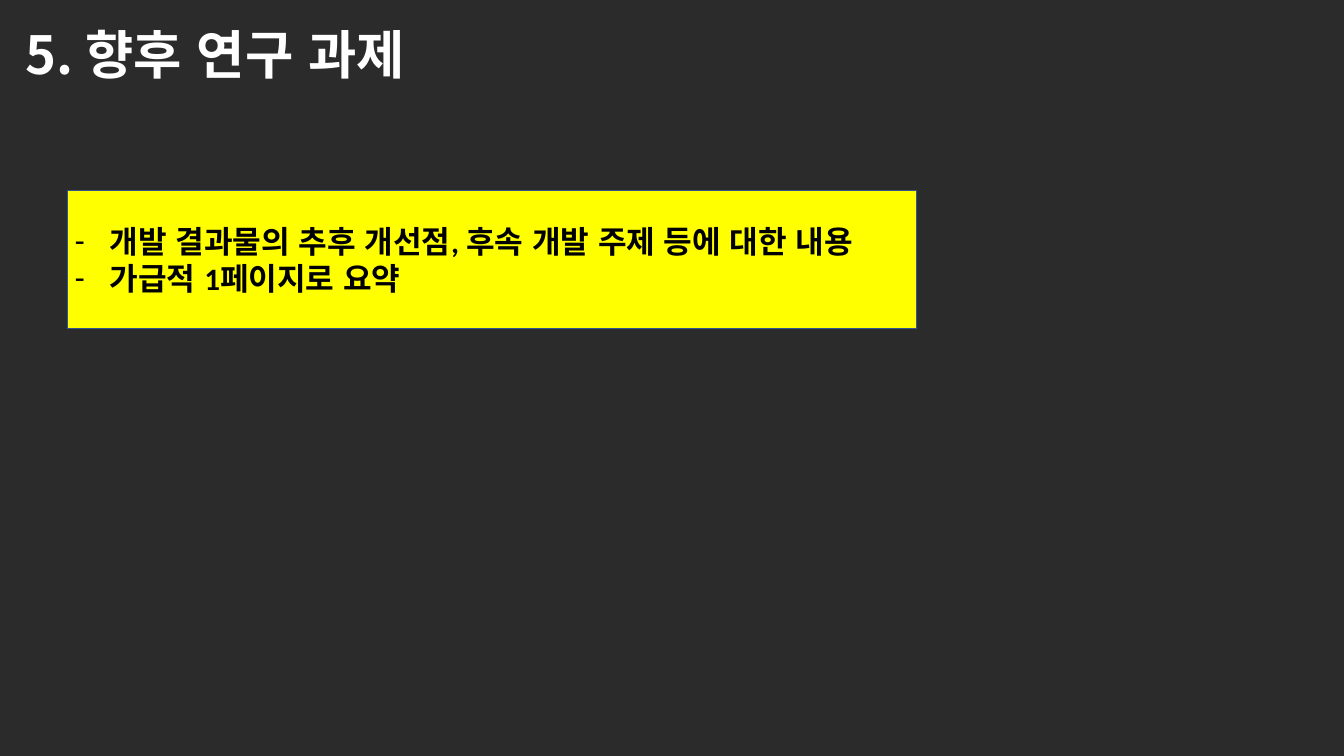
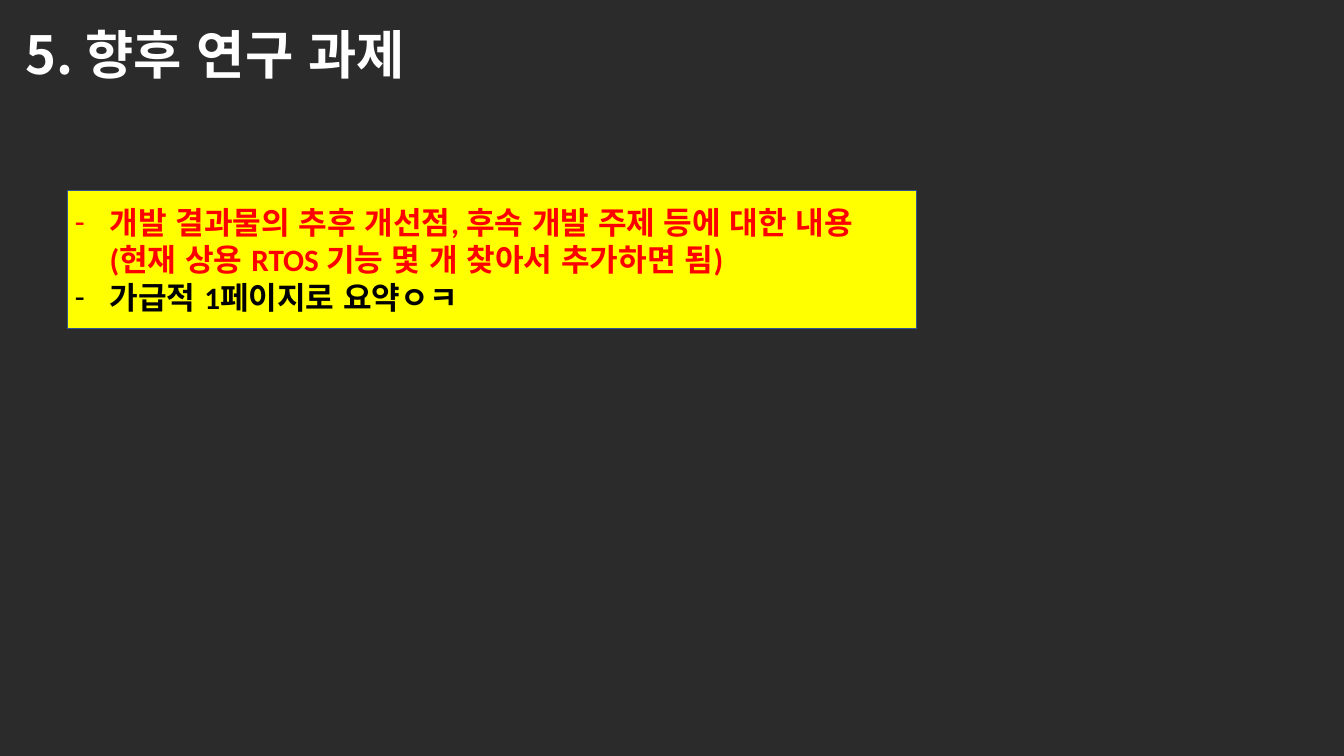
Before and after one commit to plat320/SWBootCamp7, a slide deck: slide 7 of 부트캠프_07기_RTOS_1팀(김정진, 김소연, 심훈, 이성훈)_최종보고서.pptx. Drawn at 1344x756 pixels with LibreOffice and Linux fonts; fonts in the diff are those of the drawing; background and template pictures are left out; a plain dark background stands for a picture behind light text. Boxes give left, top, right and bottom in pixels: in the first picture for what was removed or moved away, otherwise in the second. Text is boxed around its words. In the diff, an @@ line names an element or a change of style, - is before the commit and + after.

```diff
--- a/부트캠프_07기_RTOS_1팀(김정진, 김소연, 심훈, 이성훈)_최종보고서.pptx
+++ b/부트캠프_07기_RTOS_1팀(김정진, 김소연, 심훈, 이성훈)_최종보고서.pptx
@@ text in rectangle at <box>110,208,853,312</box>: text changed; text colour #000000 to #FF0000 @@
-– 개발 결과물의 추후 개선점, 후속 개발 주제 등에 대한 내용
-– 가급적 1페이지로 요약
+– 개발 결과물의 추후 개선점, 후속 개발 주제 등에 대한 내용(현재 상용 RTOS 기능 몇 개 찾아서 추가하면 됨)
+– 가급적 1페이지로 요약ㅇㅋ
```
Also in this commit, not shown: 6 other slides changed, 15 other files.
